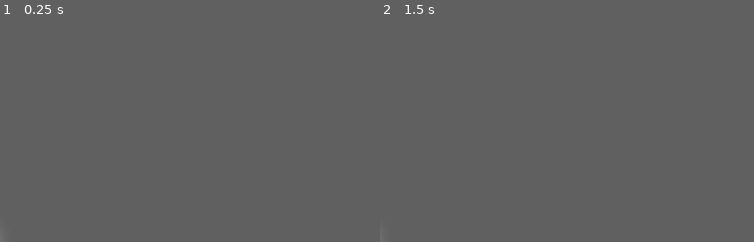
Above: before the commit, frames 1-2 (left to right).
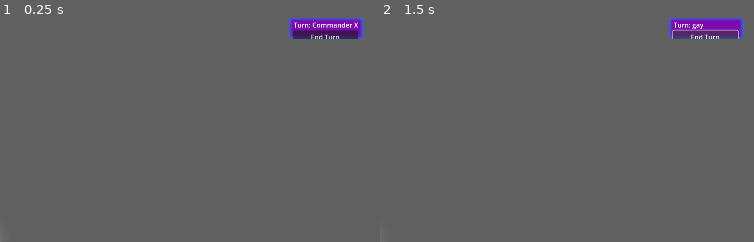
Above: after the commit, the same moments.

Repository: DominikACode/SpaceCivilization
Game: Godot game, scene res://MainMap.tscn
The game is run twice, just before and just after one commit, with the same random seed, the same clock (stepped at 60 frames per second) and the same inputs. A sky picture missing from this copy of the repository is replaced by a grey-blue gradient.
Inputs (mouse positions are % of the whole screen's width and height, from its top left):
- Up to frame 1 (0.25 s): no input
- Up to frame 2 (1.5 s): click (94, 4) at 0.5 s, where only the run after the commit has a clickable "End Turn"; click (94, 4) at 1.25 s, where only the run after the commit has a clickable "End Turn"
The pictures show only the part of the screen within x 50-100%, y 0-50%; the shares and areas given below are measured in that part.

The runs differ from the first frame. In frame 1, 1.9% of the frame differs, in the area x 77-98%, y 0-10%; in frame 2, 1.9%.

Commit message:
added turn button and worked how how the signal creation work here

Diff:
--- a/MainMap.tscn
+++ b/MainMap.tscn
@@ -1,8 +1,9 @@
-[gd_scene load_steps=7 format=3 uid="uid://cynkitc22bamm"]
+[gd_scene load_steps=10 format=3 uid="uid://cynkitc22bamm"]
 
 [ext_resource type="Texture2D" uid="uid://2t488jvkh5tk" path="res://panorama_image.png" id="1_cccdv"]
 [ext_resource type="PackedScene" uid="uid://dt0mv0rtgyk4a" path="res://Player.tscn" id="1_knh7k"]
 [ext_resource type="PackedScene" uid="uid://b2x1doallsa3u" path="res://MapGenerator.tscn" id="2_ifu8d"]
+[ext_resource type="Script" uid="uid://b60knqkl3kr7x" path="res://control.gd" id="4_x4u1r"]
 
 [sub_resource type="PanoramaSkyMaterial" id="PanoramaSkyMaterial_x4u1r"]
 panorama = ExtResource("1_cccdv")
@@ -17,6 +18,21 @@
 tonemap_mode = 2
 glow_enabled = true
 
+[sub_resource type="StyleBoxFlat" id="StyleBoxFlat_x4u1r"]
+bg_color = Color(0.484742, 0.038263, 0.683125, 1)
+border_width_left = 10
+border_width_top = 10
+border_width_right = 10
+border_width_bottom = 10
+border_color = Color(0.192219, 0.406887, 0.868778, 1)
+border_blend = true
+corner_radius_top_left = 10
+corner_radius_top_right = 10
+corner_radius_bottom_right = 10
+corner_radius_bottom_left = 10
+
+[sub_resource type="LabelSettings" id="LabelSettings_x4u1r"]
+
 [node name="World" type="Node3D"]
 
 [node name="WorldEnvironment" type="WorldEnvironment" parent="."]
@@ -28,3 +44,58 @@
 
 [node name="DirectionalLight3D" type="DirectionalLight3D" parent="."]
 transform = Transform3D(1, 0, 0, 0, -4.37114e-08, 1, 0, -1, -4.37114e-08, 0, 0, 0)
+
+[node name="CanvasLayer" type="CanvasLayer" parent="."]
+
+[node name="Control" type="Control" parent="CanvasLayer"]
+custom_minimum_size = Vector2(150, 100)
+layout_mode = 3
+anchors_preset = 1
+anchor_left = 1.0
+anchor_right = 1.0
+offset_left = -180.0
+offset_bottom = 100.0
+grow_horizontal = 0
+script = ExtResource("4_x4u1r")
+
+[node name="Panel" type="Panel" parent="CanvasLayer/Control"]
+clip_contents = true
+layout_mode = 0
+offset_left = -25.0
+offset_top = -2.0
+offset_right = 155.0
+offset_bottom = 51.0
+theme_override_styles/panel = SubResource("StyleBoxFlat_x4u1r")
+
+[node name="PlayerNameLabel" type="Label" parent="CanvasLayer/Control/Panel"]
+layout_mode = 1
+anchors_preset = 8
+anchor_left = 0.5
+anchor_top = 0.5
+anchor_right = 0.5
+anchor_bottom = 0.5
+offset_left = -78.0
+offset_top = -19.5
+offset_right = 78.0
+offset_bottom = 3.5
+grow_horizontal = 2
+grow_vertical = 2
+label_settings = SubResource("LabelSettings_x4u1r")
+horizontal_alignment = 3
+vertical_alignment = 1
+justification_flags = 1
+
+[node name="Button" type="Button" parent="CanvasLayer/Control/Panel"]
+layout_mode = 1
+anchors_preset = -1
+anchor_left = 0.503
+anchor_top = 0.5
+anchor_right = 0.503
+anchor_bottom = 0.5
+offset_left = -79.54
+offset_top = 5.5
+offset_right = 75.46
+offset_bottom = 36.5
+text = "End Turn"
+
+[connection signal="pressed" from="CanvasLayer/Control/Panel/Button" to="CanvasLayer/Control" method="_on_button_pressed"]
--- /dev/null
+++ b/control.gd
@@ -0,0 +1,24 @@
+extends Control
+
+
+@onready var label = $Panel/PlayerNameLabel  # Update path if needed
+@onready var turn_button = $Panel/Button  # Or $Button if it's outside Panel
+@onready var player = get_tree().get_root().get_node("World/Player")  # Adjust path to your player node
+
+func _ready():
+	update_turn_label()
+
+
+
+	# to be changed , dummy function for further pourpuses
+
+
+
+func update_turn_label():
+	var player_name = player.get_meta("name")
+	label.text =str( "Turn: " + str(player_name))
+
+
+func _on_button_pressed() -> void:
+	var player_name = "gay"
+	label.text =str( "Turn: " + str(player_name))
--- a/path.tres
+++ b/path.tres
@@ -65,7 +65,6 @@
 
 }
 "
-graph_offset = Vector2(-177.11, -90.5125)
 varyings/WorldPos = "0,4"
 nodes/fragment/0/position = Vector2(980, 120)
 nodes/fragment/2/node = SubResource("VisualShaderNodeTexture_ocnj8")
--- a/player.gd
+++ b/player.gd
@@ -2,6 +2,9 @@
 var speed=5
 var goal
 var direction=Vector3(0,0,0)
+func _ready():
+	set_meta("name", "Commander X")  # You can customize this
+
 func move(g:Vector3):
 	goal=g
 	direction= global_position.direction_to(goal)
Not shown, added: control.gd.uid
Not shown, added: MainMap.tscn2245163954.tmp
Not shown, added: MainMap.tscn3036758269.tmp
Not shown, added: MainMap.tscn3044400690.tmp
